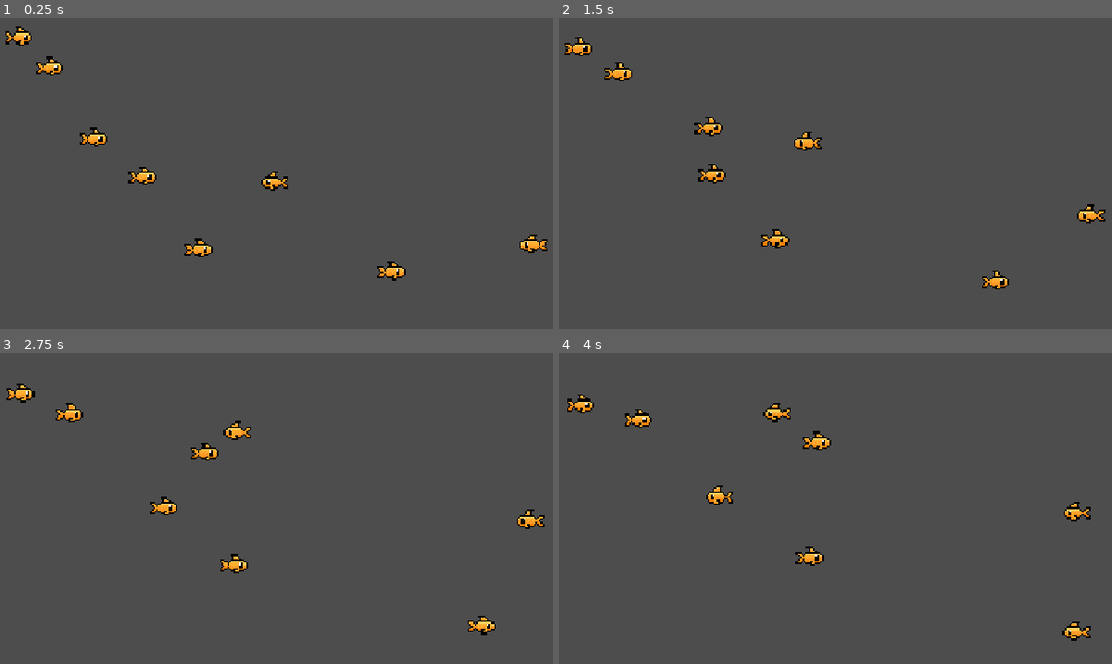
Above: before the commit, frames 1-4 (two rows, left to right).
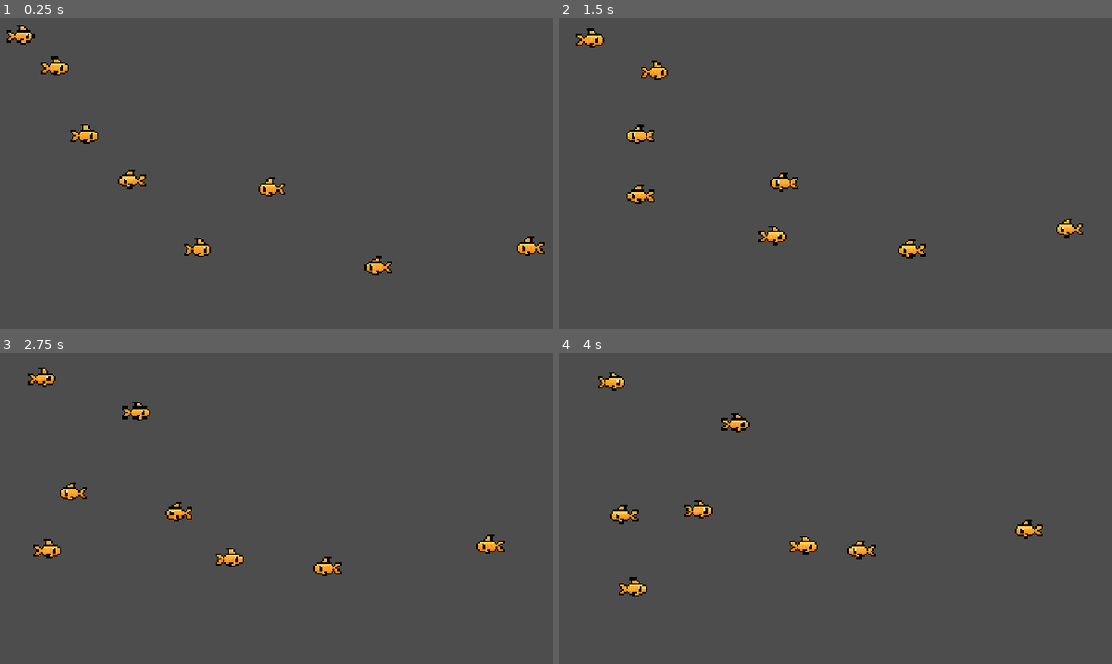
Above: after the commit, the same moments.

Repository: visualcookie/my-little-fish-tank
Game: Godot game, scene res://scenes/game.tscn
Same seed, same stepped clock (60 frames per second), same inputs: the game is played once before the commit and once after it.
Inputs:
- Up to frame 1 (0.25 s): no input
- Up to frame 2 (1.5 s): no input
- Up to frame 3 (2.75 s): no input
- Up to frame 4 (4 s): no input

The runs differ from the first frame. In frame 1, 1.7% of the frame differs, in the area x 1-99%, y 2-85%; in frame 2, 2.9%; in frame 3, 2.9%; in frame 4, 3.1%, in the area x 1-97%, y 6-93%.

Commit message:
further improve fish movement and introduce finite state machine

Diff:
--- a/scenes/fish.tscn
+++ b/scenes/fish.tscn
@@ -1,7 +1,10 @@
-[gd_scene load_steps=4 format=3 uid="uid://dsusrq1cq2tc8"]
+[gd_scene load_steps=7 format=3 uid="uid://dsusrq1cq2tc8"]
 
-[ext_resource type="Script" uid="uid://c4kv582066dpk" path="res://scripts/fish.gd" id="1_n6yr6"]
+[ext_resource type="Script" uid="uid://c4kv582066dpk" path="res://scripts/fish/fish.gd" id="1_n6yr6"]
 [ext_resource type="Texture2D" uid="uid://dcms4youm1q6a" path="res://assets/Goldfish.png" id="2_8g0i4"]
+[ext_resource type="Script" uid="uid://xutu86p10t60" path="res://scripts/utils/state_machine.gd" id="3_pgks6"]
+[ext_resource type="Script" uid="uid://cq88w8bg0t72i" path="res://scripts/fish/states/wandering.gd" id="4_6lgmd"]
+[ext_resource type="Script" uid="uid://cg4jjfbg4xgvs" path="res://scripts/fish/states/conserving_energy.gd" id="5_6lgmd"]
 
 [sub_resource type="CapsuleShape2D" id="CapsuleShape2D_8g0i4"]
 radius = 5.0
@@ -24,4 +27,13 @@
 radius = 30.0
 neighbor_distance = 200.0
 
+[node name="StateMachine" type="Node" parent="."]
+script = ExtResource("3_pgks6")
+
+[node name="Wandering" type="Node" parent="StateMachine"]
+script = ExtResource("4_6lgmd")
+
+[node name="ConservingEnergy" type="Node" parent="StateMachine"]
+script = ExtResource("5_6lgmd")
+
 [connection signal="velocity_computed" from="NavigationAgent2D" to="." method="_on_nav_agent_velocity_computed"]
--- /dev/null
+++ b/scenes/fish_tank.tscn
@@ -0,0 +1,14 @@
+[gd_scene load_steps=3 format=3 uid="uid://dpy0pxsvafdqk"]
+
+[ext_resource type="Script" uid="uid://hsx03eielrmx" path="res://scripts/fish_manager.gd" id="1_3ejxy"]
+[ext_resource type="PackedScene" uid="uid://dsusrq1cq2tc8" path="res://scenes/fish.tscn" id="2_njb0c"]
+
+[node name="FishTank" type="Node2D"]
+
+[node name="FishManager" type="Node" parent="."]
+script = ExtResource("1_3ejxy")
+fish_scene = ExtResource("2_njb0c")
+MAX_FISH = 50
+INITIAL_FISH = 8
+
+[node name="Sprite2D" type="Sprite2D" parent="."]
--- a/scripts/fish.gd
+++ /dev/null
@@ -1,77 +0,0 @@
-class_name Fish
-extends CharacterBody2D
-
-@onready var nav_agent: NavigationAgent2D = $NavigationAgent2D
-
-## Minimum speed of fish
-@export var speed_min: float = 10.0
-## Maximum speed of fish
-@export var speed_max: float = 80.0
-## Chance for fish to pause for a random amount of time
-@export var pause_chance: float = 0.08
-
-# Timer for when fish will pick a new wander target
-var wander_timer: float = 0.0
-# Current speed of fish
-var current_speed: float = 0.0
-# Whether fish is currently paused
-var is_paused: bool = false
-# Timer for when fish will resume movement
-var pause_timer: float = 0.0
-
-func _ready() -> void:
-  add_to_group("fish")
-  current_speed = randf_range(speed_min, speed_max)
-  await get_tree().physics_frame
-  _setup_navigation()
-
-func _physics_process(delta: float) -> void:
-  if is_paused:
-    pause_timer -= delta
-    if pause_timer <= 0.0:
-      is_paused = false
-      _pick_wander_target()
-    else:
-      nav_agent.set_velocity(Vector2.ZERO)
-      return
-
-  wander_timer -= delta
-  if wander_timer <= 0.0 or nav_agent.is_navigation_finished():
-    _pick_wander_target()
-
-  if not nav_agent.is_navigation_finished():
-    var next_pos: Vector2 = nav_agent.get_next_path_position()
-    var dir: Vector2 = (next_pos - global_position).normalized()
-
-    nav_agent.set_velocity(dir * current_speed)
-  else:
-    nav_agent.set_velocity(Vector2.ZERO)
-
-func _pick_wander_target() -> void:
-  if randf() < pause_chance:
-    is_paused = true
-    pause_timer = randf_range(1.0, 3.0)
-    return
-
-  current_speed = randf_range(speed_min, speed_max)
-  nav_agent.max_speed = current_speed
-
-  var vp_size: Vector2 = get_viewport().get_visible_rect().size
-  var target_position: Vector2 = Vector2(
-    randf_range(100, vp_size.x - 100),
-    randf_range(100, vp_size.y - 100)
-  )
-
-  nav_agent.target_position = target_position
-  wander_timer = randf_range(3.0, 6.0)
-
-func _setup_navigation() -> void:
-  nav_agent.set_velocity_forced(Vector2.ZERO)
-  _pick_wander_target()
-
-func _on_nav_agent_velocity_computed(suggested_velocity: Vector2) -> void:
-  velocity = suggested_velocity
-  move_and_slide()
-
-  if velocity.x != 0:
-    $Sprite.flip_h = velocity.x < 0
--- /dev/null
+++ b/scripts/fish/fish.gd
@@ -0,0 +1,35 @@
+class_name Fish
+extends CharacterBody2D
+
+@onready var nav_agent: NavigationAgent2D = $NavigationAgent2D
+
+## Minimum speed of fish
+@export var speed_min: float = 10.0
+## Maximum speed of fish
+@export var speed_max: float = 80.0
+
+# Timer for when fish will pick a new wander target
+var wander_timer: float = 0.0
+# Current speed of fish
+var current_speed: float = 0.0
+# Current fish energy
+var current_energy: float = 100.0
+# Timer for how long fish will conserve energy
+var conserving_energy_timer: float = 0.0
+
+func _ready() -> void:
+  add_to_group("fish")
+  current_speed = randf_range(speed_min, speed_max)
+  current_energy = randf_range(50, 100)
+
+  await get_tree().physics_frame
+  await get_tree().physics_frame
+
+  nav_agent.set_velocity_forced(Vector2.ZERO)
+
+func _on_nav_agent_velocity_computed(suggested_velocity: Vector2) -> void:
+  velocity = suggested_velocity
+  move_and_slide()
+
+  if velocity.x != 0:
+    $Sprite.flip_h = velocity.x < 0
--- /dev/null
+++ b/scripts/fish/states/conserving_energy.gd
@@ -0,0 +1,24 @@
+extends FishState
+
+func enter(previous_state_path: String, data := {}) -> void:
+  fish.conserving_energy_timer = randf_range(3.0, 6.0)
+
+func physics_update(_delta: float) -> void:
+  fish.conserving_energy_timer -= _delta
+
+  if fish.conserving_energy_timer <= 0.0:
+    transitioned.emit(WANDERING)
+    return
+
+  fish.current_energy += _delta * 15.0
+  fish.current_energy = clamp(fish.current_energy, 0, 100)
+
+  var time = Time.get_ticks_msec() * 0.001
+  var gentle_drift = Vector2(
+    sin(time) * 8.0,
+    cos(time * 0.8) * 5.0
+  )
+
+  fish.nav_agent.set_velocity(gentle_drift)
+
+  Log.info("Fish energy: %s" % fish.current_energy)
--- /dev/null
+++ b/scripts/fish/states/fish_state.gd
@@ -0,0 +1,15 @@
+class_name FishState extends State
+
+# Wander around, yk... nothing special fr
+const WANDERING = "Wandering"
+# Like sleeping but with slight movement
+const CONSERVING_ENERGY = "ConservingEnergy"
+# Fish is hungry and looking for food (happens only when player drops food into tank)
+const SEARCHING_FOOD = "SearchingFood"
+
+var fish: Fish
+
+func _ready() -> void:
+  await owner.ready
+  fish = owner as Fish
+  assert(fish != null, "The FishState state type must be used only on the fish scene. It needs the owner to be a Fish node.")
--- /dev/null
+++ b/scripts/fish/states/wandering.gd
@@ -0,0 +1,35 @@
+extends FishState
+
+func enter(previous_state_path: String, data := {}) -> void:
+  _new_wander_location()
+
+func physics_update(_delta: float) -> void:
+  fish.wander_timer -= _delta
+
+  # Consume energy when moving, gain energy when not moving
+  fish.current_energy -= _delta * 0.1 if fish.velocity.length() > 10 else 0.05
+  fish.current_energy = clamp(fish.current_energy, 0, 100)
+  Log.info("Fish energy: %s" % fish.current_energy)
+
+  if fish.current_energy < 10:
+    transitioned.emit(CONSERVING_ENERGY)
+    return
+
+  if fish.wander_timer <= 0.0 or fish.nav_agent.is_navigation_finished():
+    _new_wander_location()
+
+  if not fish.nav_agent.is_navigation_finished():
+    var next_pos = fish.nav_agent.get_next_path_position()
+    var dir = (next_pos - fish.global_position).normalized()
+    fish.nav_agent.set_velocity(dir * fish.current_speed)
+
+func _new_wander_location() -> void:
+  var vp_size: Vector2 = get_viewport().get_visible_rect().size
+  var target_position: Vector2 = Vector2(
+    randf_range(100, vp_size.x - 100),
+    randf_range(100, vp_size.y - 100)
+  )
+
+  fish.nav_agent.target_position = target_position
+  fish.wander_timer = randf_range(3.0, 6.0)
+  fish.current_speed = randf_range(fish.speed_min, fish.speed_max)
--- /dev/null
+++ b/scripts/utils/state.gd
@@ -0,0 +1,19 @@
+class_name State
+extends Node
+
+signal transitioned(next_state_path: String, data: Dictionary)
+
+func enter(previous_state_path: String, data: Dictionary = {}) -> void:
+  pass
+
+func exit() -> void:
+  pass
+
+func update(_delta: float) -> void:
+  pass
+
+func physics_update(_delta: float) -> void:
+  pass
+
+func handle_input(_event: InputEvent) -> void:
+  pass
--- /dev/null
+++ b/scripts/utils/state_machine.gd
@@ -0,0 +1,34 @@
+class_name StateMachine
+extends Node
+
+@export var initial_state: State = null
+
+@onready var state: State = (func get_initial_state() -> State:
+  return initial_state if initial_state != null else get_child(0)
+).call()
+
+func _ready() -> void:
+  for state_node: State in find_children("*", "State"):
+    state_node.transitioned.connect(_transition_to_next_state)
+
+  await owner.ready
+  state.enter("")
+
+func _unhandled_input(event: InputEvent) -> void:
+  state.handle_input(event)
+
+func _process(delta: float) -> void:
+  state.update(delta)
+
+func _physics_process(delta: float) -> void:
+  state.physics_update(delta)
+
+func _transition_to_next_state(next_state_path: String, data: Dictionary = {}) -> void:
+  if not has_node(next_state_path):
+    Log.error("%s: Trying to transition to state %s but it does not exist." % [owner.name, next_state_path])
+    return
+
+  var previous_state_path := state.name
+  state.exit()
+  state = get_node(next_state_path)
+  state.enter(previous_state_path, data)
Renamed: scripts/fish.gd.uid -> scripts/fish/fish.gd.uid
Not shown, added: scripts/fish/states/conserving_energy.gd.uid
Not shown, added: scripts/fish/states/fish_state.gd.uid
Not shown, added: scripts/fish/states/wandering.gd.uid
Not shown, added: scripts/utils/state.gd.uid
Not shown, added: scripts/utils/state_machine.gd.uid
Not shown, changed: .editorconfig
